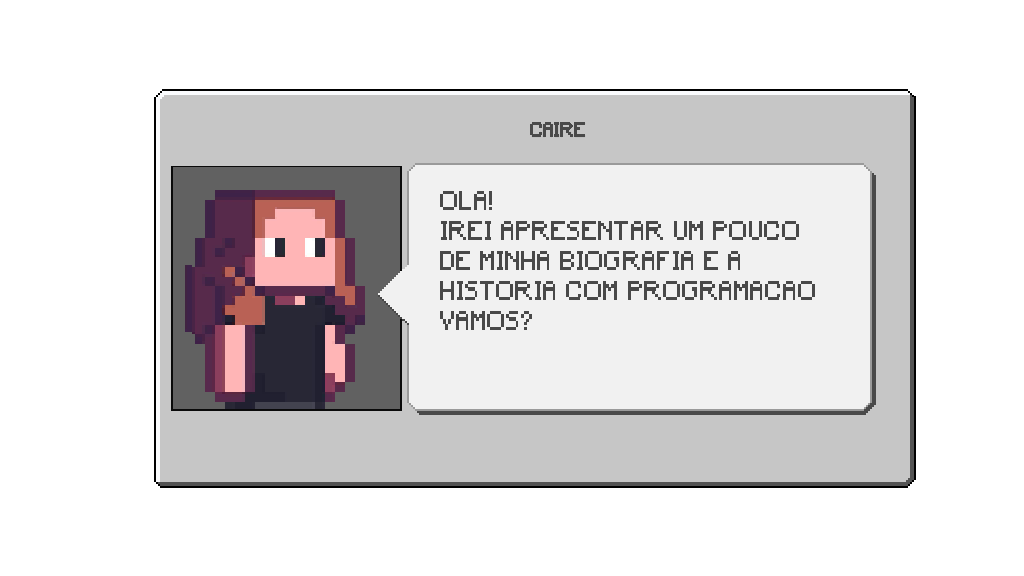
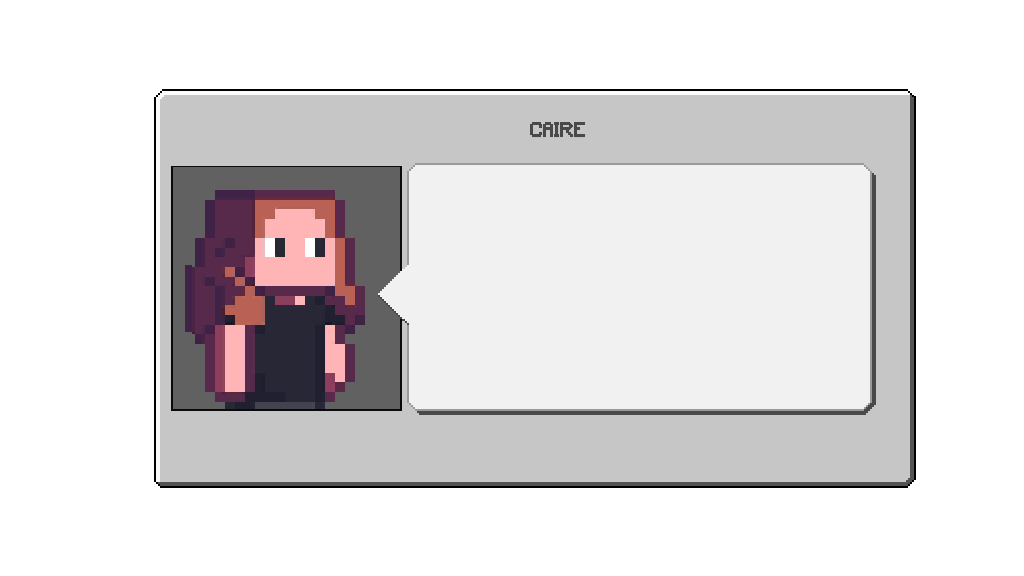
Before/after of a 1024x576 layered artwork. What changed in the layer stack:
hid "Ola! irei apresentar um pouco de minha biografia e a historia" over 440, 191, 815, 330
